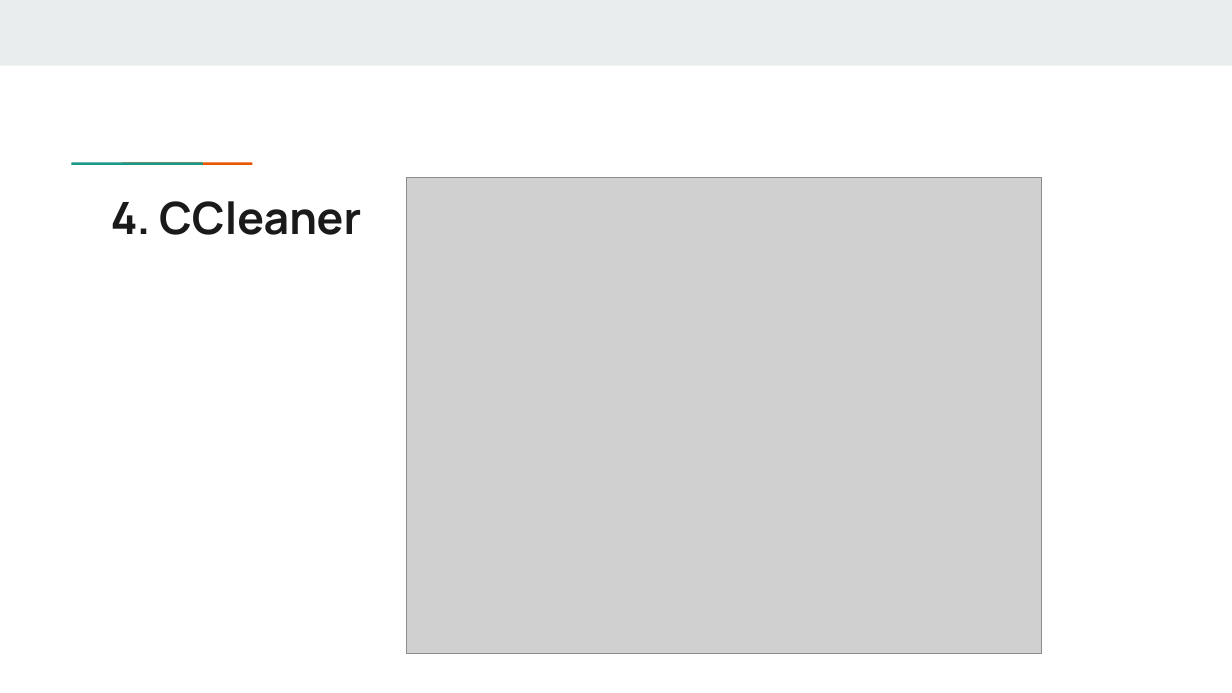
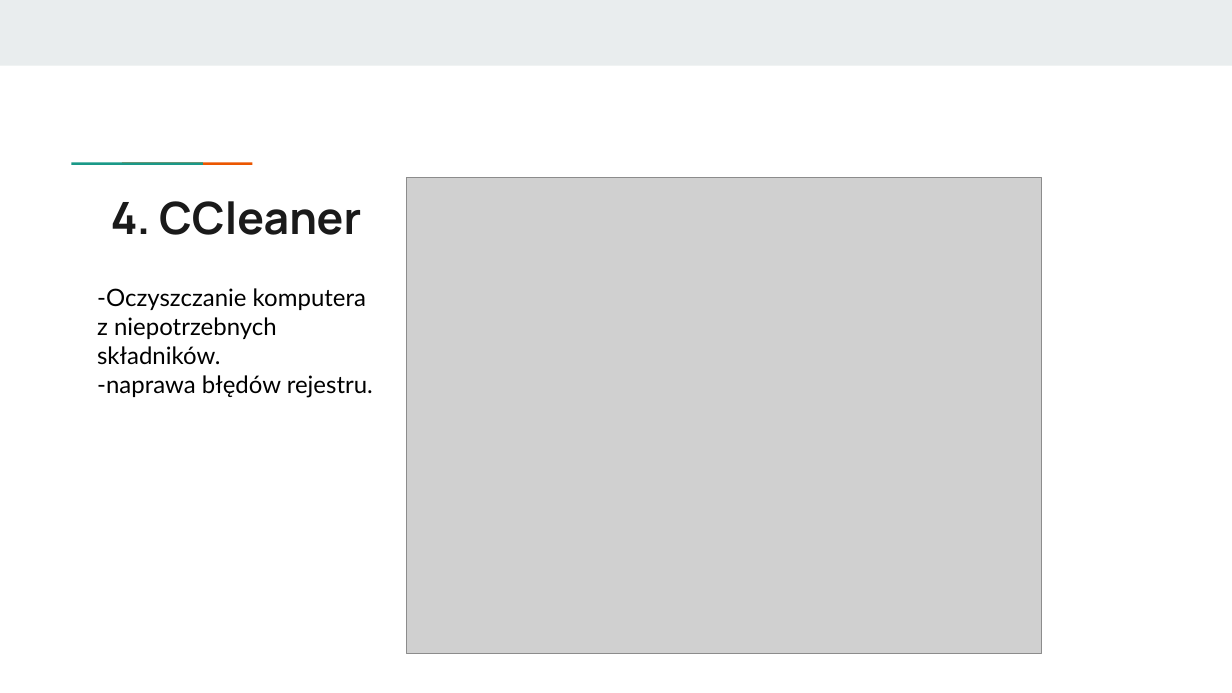
Before and after one commit to pawelmusiol/WDI, a slide deck: slide 6 of moduł 2/moduł 2.pptx. Drawn at 1232x693 pixels with LibreOffice and Linux fonts; fonts in the diff are those of the drawing; grey boxes stand for pictures. Boxes give left, top, right and bottom in pixels: in the first picture for what was removed or moved away, otherwise in the second. Text is boxed around its words. In the diff, an @@ line names an element or a change of style, - is before the commit and + after.

```diff
--- a/moduł 2/moduł 2.pptx
+++ b/moduł 2/moduł 2.pptx
@@ text added at <box>97,288,373,398</box>, 14 pt, text #000000 @@
+-Oczyszczanie komputera z niepotrzebnych składników.
+-naprawa błędów rejestru.
```
Also in this commit, not shown: 8 other slides changed, 1 other file.
